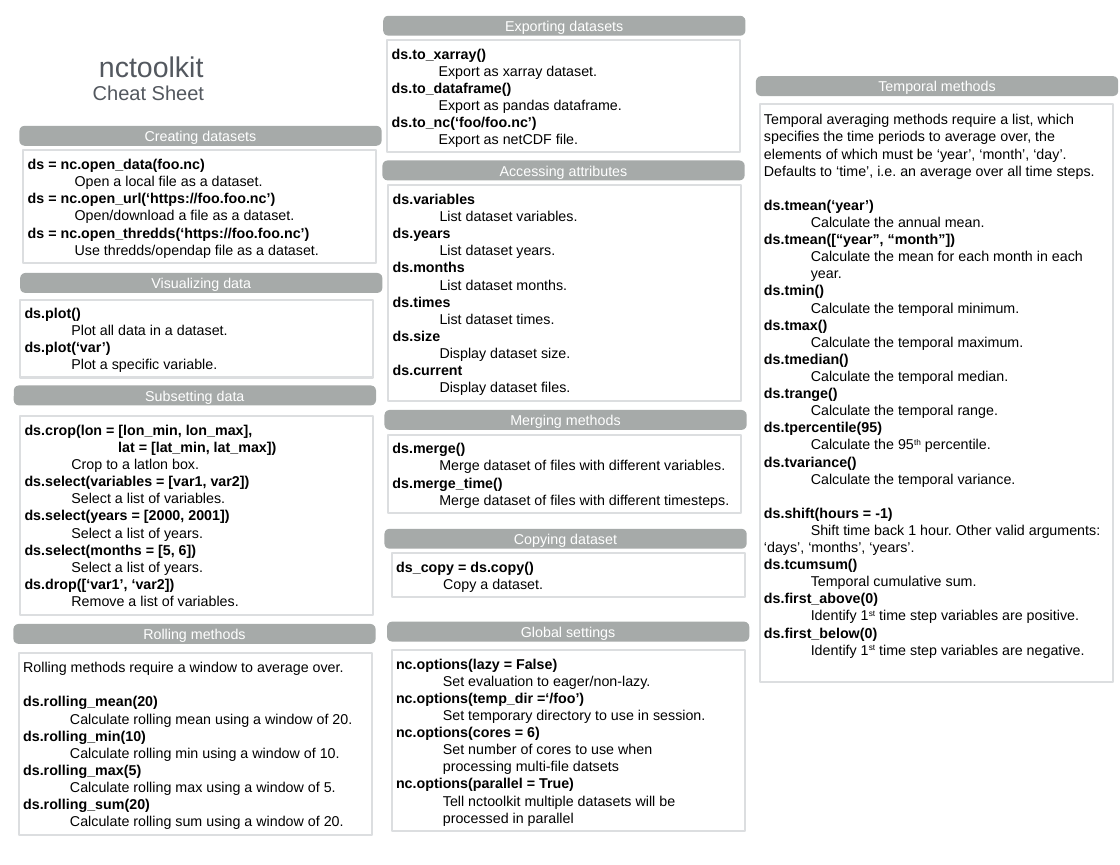
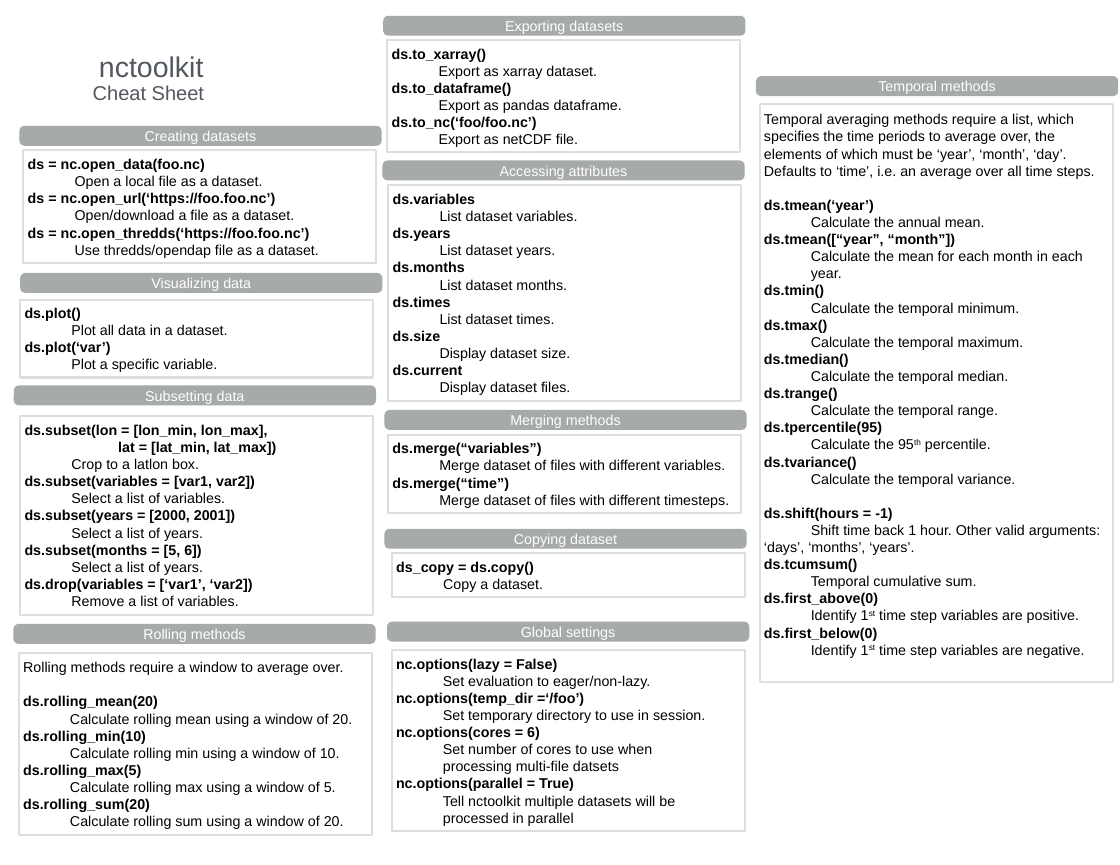
Before and after one commit to pmlmodelling/nctoolkit, a slide deck: slide 1 of cheatsheet/nctoolkit_cheatsheet.pptx. Drawn at 1120x865 pixels with LibreOffice and Linux fonts; fonts in the diff are those of the drawing. Boxes give left, top, right and bottom in pixels: in the first picture for what was removed or moved away, otherwise in the second. Text is boxed around its words. In the diff, an @@ line names an element or a change of style, - is before the commit and + after.

Commit message:
revise cheatsheets for api changes

```diff
--- a/cheatsheet/nctoolkit_cheatsheet.pptx
+++ b/cheatsheet/nctoolkit_cheatsheet.pptx
@@ text in rectangle at [25,424,268,438]: text changed @@
-ds.crop(lon = [lon_min, lon_max],
+ds.subset(lon = [lon_min, lon_max],
@@ text in rectangle at [392,442,541,456]: text changed @@
-ds.merge()
+ds.merge(“variables”)
@@ text in rectangle at [25,475,255,489]: text changed @@
-ds.select(variables = [var1, var2])
+ds.subset(variables = [var1, var2])
@@ text in rectangle at [392,477,509,491]: text changed @@
-ds.merge_time()
+ds.merge(“time”)
@@ text in rectangle at [25,509,235,523]: text changed @@
-ds.select(years = [2000, 2001])
+ds.subset(years = [2000, 2001])
@@ text in rectangle at [25,543,201,558]: text changed @@
-ds.select(months = [5, 6])
+ds.subset(months = [5, 6])
@@ text in rectangle at [25,578,253,592]: text changed @@
-ds.drop([‘var1’, ‘var2])
+ds.drop(variables = [‘var1’, ‘var2])
```
Also in this commit, not shown: 1 other slide changed, 1 other file.
